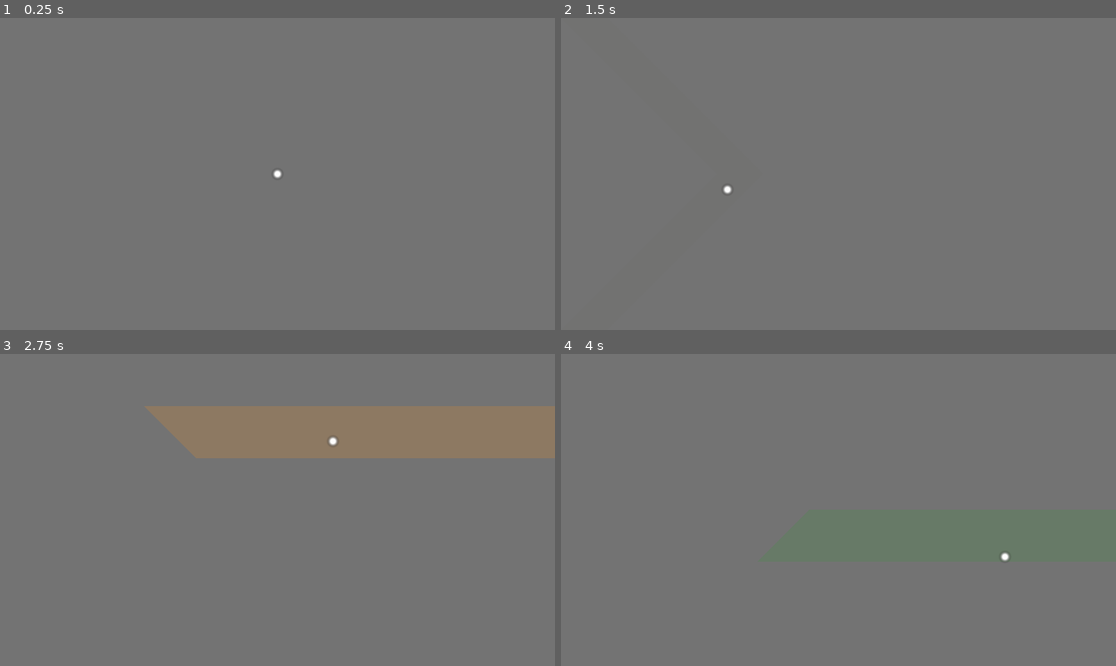
Above: before the commit, frames 1-4 (two rows, left to right).
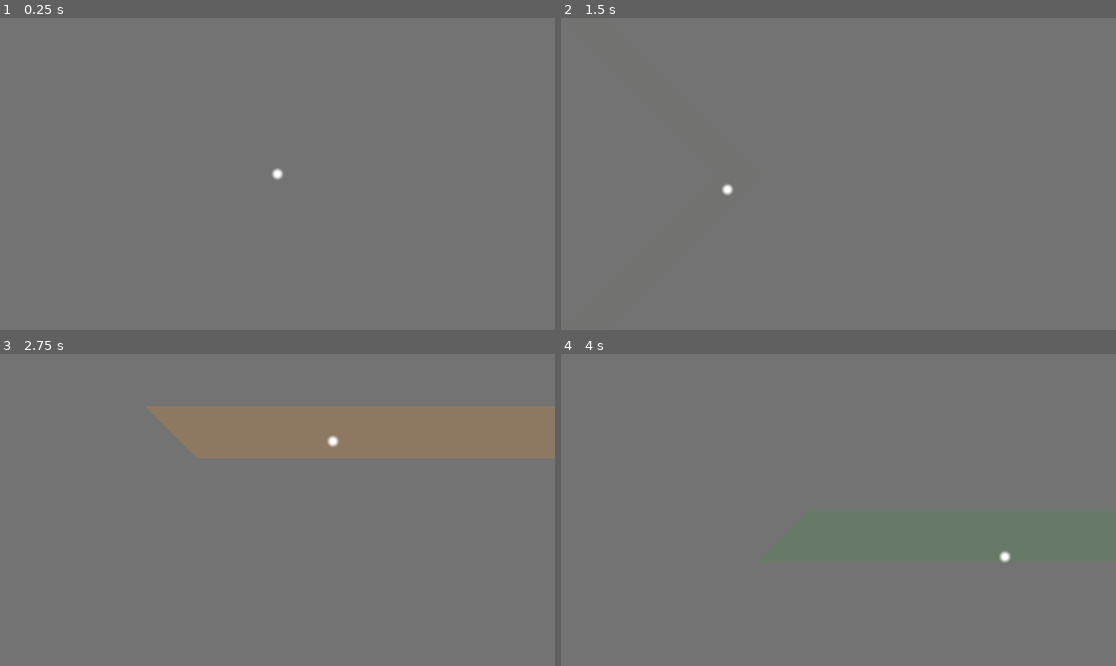
Above: after the commit, the same moments.

Repository: josephowen/alt_ctrl_jam_2026_input_examples
Game: Godot game, scene res://mouse_example/mouse_example.tscn
Same seed, same stepped clock (60 frames per second), same inputs: the game is played once before the commit and once after it.
Inputs (mouse positions are in pixels of both pictures, inside the frame that each line leads up to):
- Up to frame 1 (0.25 s): no input
- Up to frame 2 (1.5 s): tap Enter at 0.5 s; move the mouse to (960, 158) at 0.52 s; click (960, 158) at 0.6 s; tap Space at 1.25 s; move the mouse to (727, 189) at 1.27 s; click (727, 189) at 1.35 s
- Up to frame 3 (2.75 s): tap Enter at 2 s; move the mouse to (333, 441) at 2.02 s; click (333, 441) at 2.1 s
- Up to frame 4 (4 s): tap Space at 2.75 s; move the mouse to (810, 572) at 2.77 s; click (810, 572) at 2.85 s; tap Enter at 3.5 s; move the mouse to (1005, 556) at 3.52 s; click (1005, 556) at 3.6 s

The runs differ from the first frame. In frame 1, less than 0.1% of the frame differs, in the area x 48-52%, y 48-52%; in frame 2, less than 0.1%; in frame 3, less than 0.1%, in the area x 58-62%, y 26-30%; in frame 4, less than 0.1%.

Commit message:
Fix dimensions of flag in mouse_example.

Diff:
--- a/mouse_example/mouse_example.tscn
+++ b/mouse_example/mouse_example.tscn
@@ -6,7 +6,7 @@
 [sub_resource type="Gradient" id="Gradient_jvqo8"]
 interpolation_mode = 2
 offsets = PackedFloat32Array(0, 0.1746988, 0.5180723)
-colors = PackedColorArray(1, 1, 1, 1, 1, 1, 1, 1, 0, 0, 0, 0)
+colors = PackedColorArray(1, 1, 1, 1, 1, 1, 1, 1, 1, 1, 1, 0)
 
 [sub_resource type="GradientTexture2D" id="GradientTexture2D_etu00"]
 gradient = SubResource("Gradient_jvqo8")
@@ -86,10 +86,10 @@
 layout_mode = 1
 anchors_preset = 9
 anchor_bottom = 1.0
-offset_left = 159.35893
-offset_top = -159.35893
-offset_right = 1148.4658
-offset_bottom = -250.31622
+offset_left = 160.0
+offset_top = -160.0
+offset_right = 1149.949
+offset_bottom = -250.05103
 grow_vertical = 2
 rotation = 0.7853982
 color = Color(0.4509804, 0.4509804, 0.4509804, 1)
@@ -98,10 +98,10 @@
 layout_mode = 1
 anchors_preset = 9
 anchor_bottom = 1.0
-offset_left = 159.35893
-offset_top = -159.35893
-offset_right = 1148.4658
-offset_bottom = -250.31622
+offset_left = 160.0
+offset_top = -160.0
+offset_right = 1149.949
+offset_bottom = -250.05103
 grow_vertical = 2
 rotation = 0.7853982
 color = Color(0, 0, 0, 1)
@@ -111,10 +111,10 @@
 layout_mode = 1
 anchors_preset = 9
 anchor_bottom = 1.0
-offset_left = 79.62304
-offset_top = -79.62304
-offset_right = 955.67303
-offset_bottom = -283.34424
+offset_left = 80.0
+offset_top = -80.0
+offset_right = 956.812
+offset_bottom = -283.188
 grow_vertical = 2
 rotation = 0.7853982
 color = Color(0.4509804, 0.4509804, 0.4509804, 1)
@@ -123,10 +123,10 @@
 layout_mode = 1
 anchors_preset = 9
 anchor_bottom = 1.0
-offset_left = 79.62304
-offset_top = -79.62304
-offset_right = 955.67303
-offset_bottom = -283.34424
+offset_left = 80.0
+offset_top = -80.0
+offset_right = 956.812
+offset_bottom = -283.188
 grow_vertical = 2
 rotation = 0.7853982
 color = Color(0.3764706, 0.21960784, 0.078431375, 1)
@@ -161,10 +161,10 @@
 layout_mode = 1
 anchors_preset = 9
 anchor_bottom = 1.0
-offset_left = -80.23557
-offset_top = 80.23557
-offset_right = 570.44763
-offset_bottom = -349.5597
+offset_left = -80.0
+offset_top = 80.0
+offset_right = 570.538
+offset_bottom = -349.46198
 grow_vertical = 2
 rotation = 0.7853982
 color = Color(0.4509804, 0.4509804, 0.4509804, 1)
@@ -173,10 +173,10 @@
 layout_mode = 1
 anchors_preset = 9
 anchor_bottom = 1.0
-offset_left = -80.23557
-offset_top = 80.23557
-offset_right = 570.44763
-offset_bottom = -349.5597
+offset_left = -80.0
+offset_top = 80.0
+offset_right = 570.538
+offset_bottom = -349.46198
 grow_vertical = 2
 rotation = 0.7853982
 color = Color(0.99607843, 0.6862745, 0.78039217, 1)
@@ -186,10 +186,10 @@
 layout_mode = 1
 anchors_preset = 9
 anchor_bottom = 1.0
-offset_left = -160.11844
-offset_top = 160.11844
-offset_right = 377.0831
-offset_bottom = -382.6482
+offset_left = -160.0
+offset_top = 160.0
+offset_right = 377.401
+offset_bottom = -382.599
 grow_vertical = 2
 rotation = 0.7853982
 color = Color(0.4509804, 0.4509804, 0.4509804, 1)
@@ -198,10 +198,10 @@
 layout_mode = 1
 anchors_preset = 9
 anchor_bottom = 1.0
-offset_left = -160.11844
-offset_top = 160.11844
-offset_right = 377.0831
-offset_bottom = -382.6482
+offset_left = -160.0
+offset_top = 160.0
+offset_right = 377.401
+offset_bottom = -382.599
 grow_vertical = 2
 rotation = 0.7853982
 color = Color(0.9843137, 0.96862745, 0.95686275, 1)
